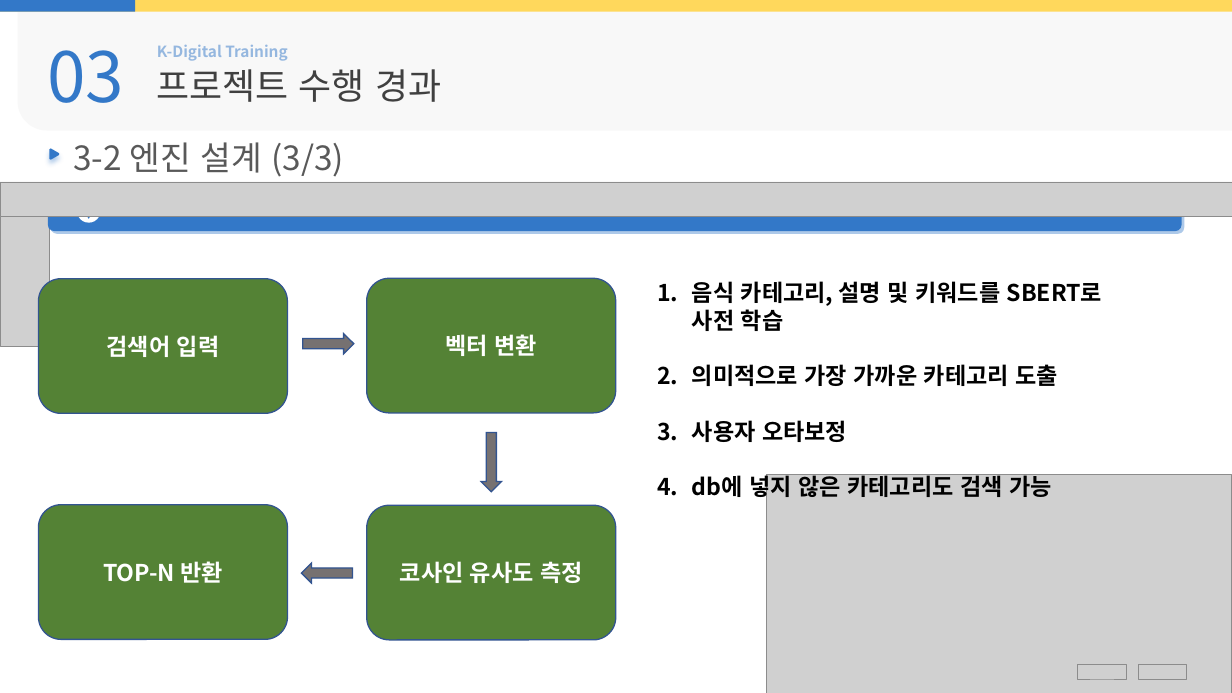
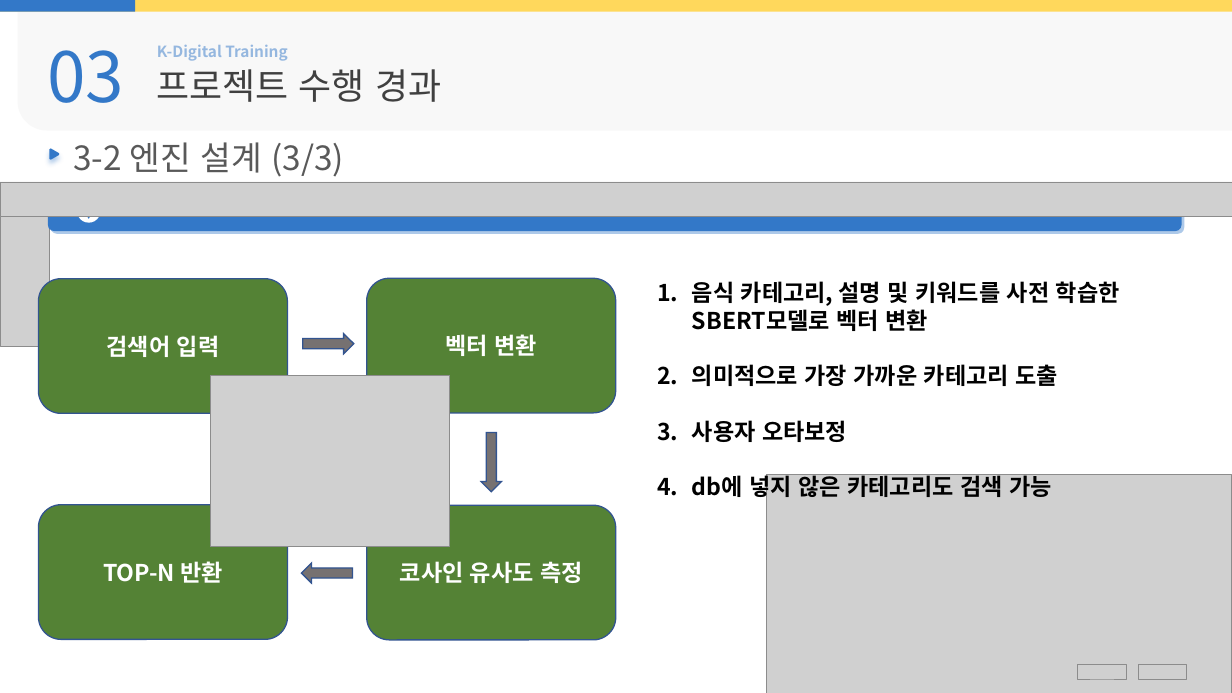
Before and after one commit to Hiddle00/project2_weather, a slide deck: slide 27 of 최종발표/05.D팀_최종발표.pptx (slide 26 before the commit). Drawn at 1232x693 pixels with LibreOffice and Linux fonts; fonts in the diff are those of the drawing; grey boxes stand for pictures; background and template pictures are left out. Boxes give left, top, right and bottom in pixels: in the first picture for what was removed or moved away, otherwise in the second. Text is boxed around its words. In the diff, an @@ line names an element or a change of style, - is before the commit and + after.

```diff
--- a/최종발표/05.D팀_최종발표.pptx
+++ b/최종발표/05.D팀_최종발표.pptx
@@ text at [692,281,1120,331]: text changed @@
-1. 음식 카테고리, 설명 및 키워드를 SBERT로 사전 학습
+1. 음식 카테고리, 설명 및 키워드를 사전 학습한 SBERT모델로 벡터 변환
@@ picture added at [211,375,449,547] @@
```
Also in this commit, not shown: 16 other slides changed, 9 other files.
